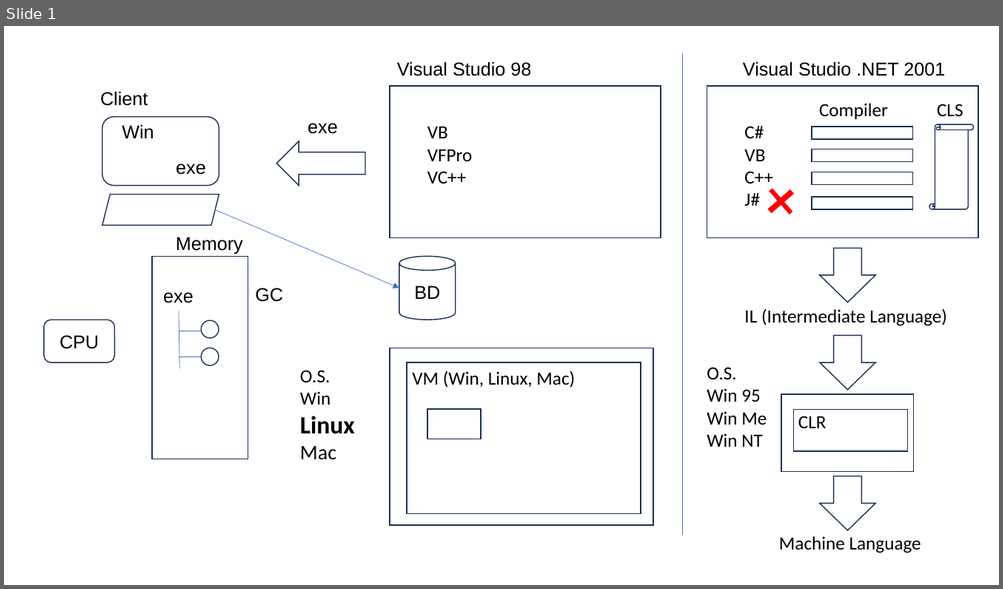
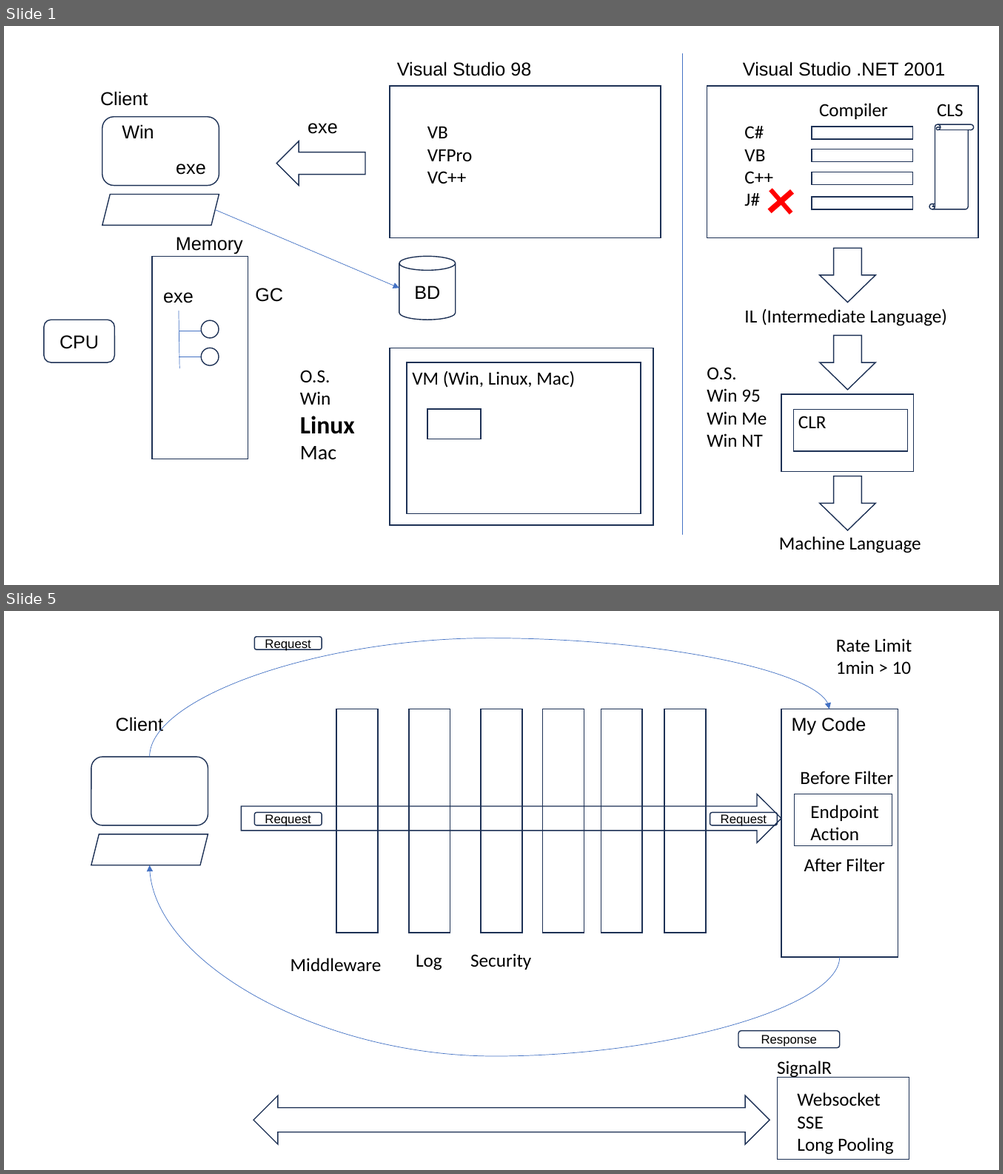
Before and after one commit to Scorpius86-Net/FullStack202411, a slide deck: Module I/01/01.pptx. Shown one above the other, each under a label of ours: slide 1 before the commit, slides 1 and 5 after it; the slides between them are not shown. The pictures are 1003x589 and 1003x1174 pixels, drawn with LibreOffice and Linux fonts; fonts in the diff are those of the drawing. Boxes give left, top, right and bottom in pixels: in the first picture for what was removed or moved away, otherwise in the second. Text is boxed around its words. In the diff, an @@ line names an element or a change of style, - is before the commit and + after.

```diff
--- a/Module I/01/01.pptx
+++ b/Module I/01/01.pptx
@@ slide 5 added at (4,611,999,1170), background #FFFFFF @@
@@ curved arrow added from (150, 758) to (829, 709), #4472C4 0.5 pt @@
@@ rounded rectangle added at (255,637,322,649), outline #1E3256 1 pt, 12 pt, text #000000 @@
+Request
@@ text added at (836,638,912,674), 18 pt, text #000000 @@
+Rate Limit
+1min > 10
@@ text added at (116,717,163,735), 18 pt, text #000000 @@
+Client
@@ rectangle added at (337,709,378,934), outline #1E3256 1 pt @@
@@ rectangle added at (409,709,450,934), outline #1E3256 1 pt @@
@@ rectangle added at (481,709,522,934), outline #1E3256 1 pt @@
@@ rectangle added at (543,709,583,934), outline #1E3256 1 pt @@
@@ rectangle added at (601,709,642,934), outline #1E3256 1 pt @@
@@ rectangle added at (664,709,706,934), outline #1E3256 1 pt @@
@@ rectangle added at (782,709,898,958), outline #1E3256 1 pt @@
@@ text added at (791,717,865,735), 18 pt, text #000000 @@
+My Code
@@ rounded rectangle added at (91,758,208,826), outline #1E3256 1 pt @@
@@ text added at (800,771,893,784), 18 pt, text #000000 @@
+Before Filter
@@ right arrow added at (242,795,782,843), outline #1E3256 1 pt @@
@@ rectangle added at (794,795,892,846), outline #1E3256 1 pt @@
@@ text added at (810,805,878,840), 18 pt, text #000000 @@
+Endpoint
+Action
@@ rounded rectangle added at (255,812,322,825), outline #1E3256 1 pt, 12 pt, text #000000 @@
+Request
@@ rounded rectangle added at (710,812,777,825), outline #1E3256 1 pt, 12 pt, text #000000 @@
+Request
@@ parallelogram added at (91,834,208,866), outline #1E3256 1 pt @@
@@ curved arrow added from (839, 957) to (150, 866), #4472C4 0.5 pt @@
@@ text added at (804,858,885,871), 18 pt, text #000000 @@
+After Filter
@@ text added at (290,958,381,971), 18 pt, text #000000 @@
+Middleware
@@ text added at (415,954,442,971), 18 pt, text #000000 @@
+Log
@@ text added at (470,954,531,970), 18 pt, text #000000 @@
+Security
@@ rounded rectangle added at (738,1031,839,1048), outline #1E3256 1 pt, 12 pt, text #000000 @@
+Response
@@ text added at (777,1061,831,1079), 18 pt, text #000000 @@
+SignalR
@@ left right arrow added at (253,1096,769,1145), outline #1E3256 1 pt @@
@@ rectangle added at (777,1078,909,1160), outline #1E3256 1 pt @@
@@ text added at (797,1093,893,1155), 18 pt, text #000000 @@
+Websocket
+SSE
+Long Pooling
```
Also in this commit, not shown: 1 slide changed, 2 other slides added, 1 other file.
